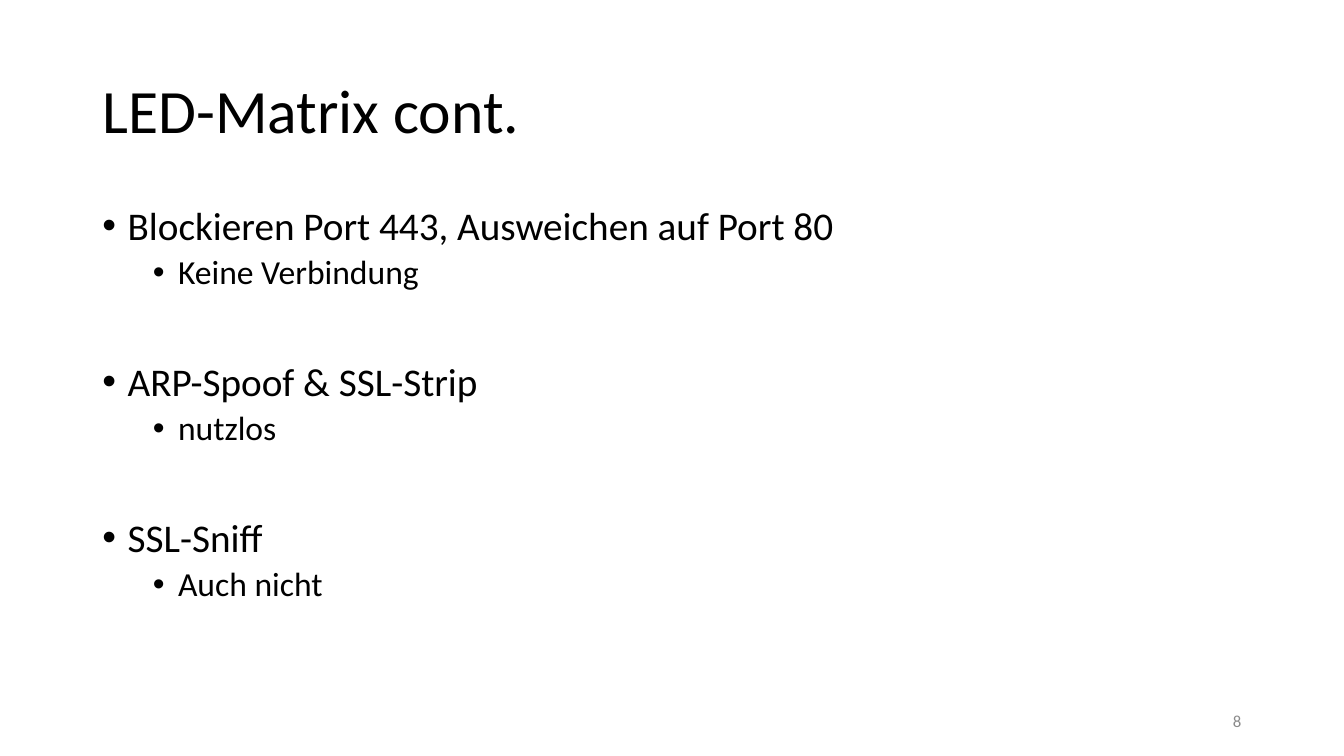
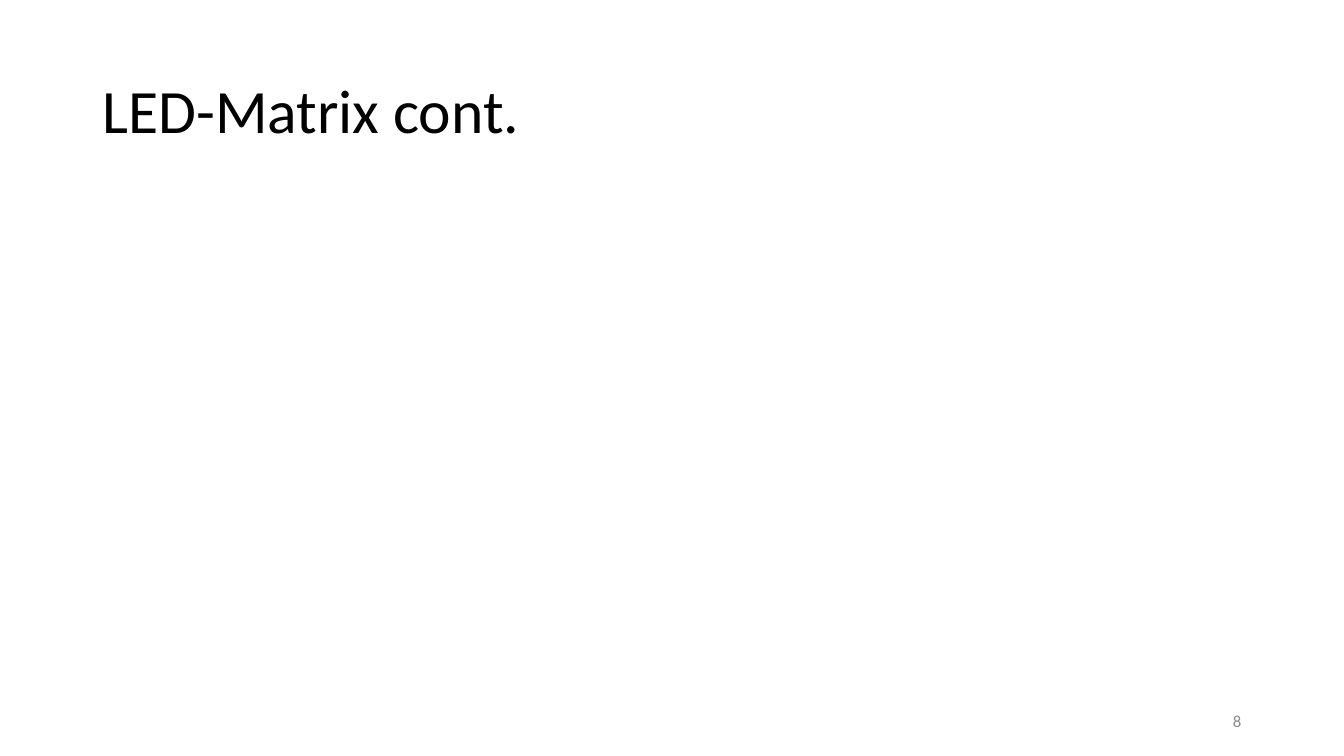
Before and after one commit to Xyren0/IoT_Wifi_Sniffing, a slide deck: slide 8 of phase3_pres.pptx. Drawn at 1344x756 pixels with LibreOffice and Linux fonts; fonts in the diff are those of the drawing; grey boxes stand for pictures. Boxes give left, top, right and bottom in pixels: in the first picture for what was removed or moved away, otherwise in the second. Text is boxed around its words. In the diff, an @@ line names an element or a change of style, - is before the commit and + after.

```diff
--- a/phase3_pres.pptx
+++ b/phase3_pres.pptx
@@ text removed at [128,212,833,597] @@
-• Blockieren Port 443, Ausweichen auf Port 80
-  • Keine Verbindung
-• ARP-Spoof & SSL-Strip
-  • nutzlos
-• SSL-Sniff
-  • Auch nicht
```
Also in this commit, not shown: 4 other slides changed, 1 slide added, 1 other file.
